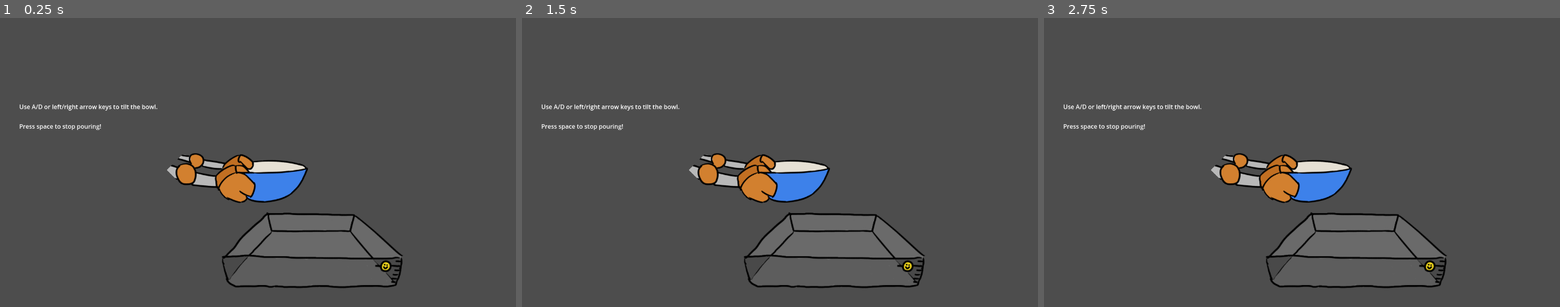
Above: before the commit, frames 1-3 (left to right).
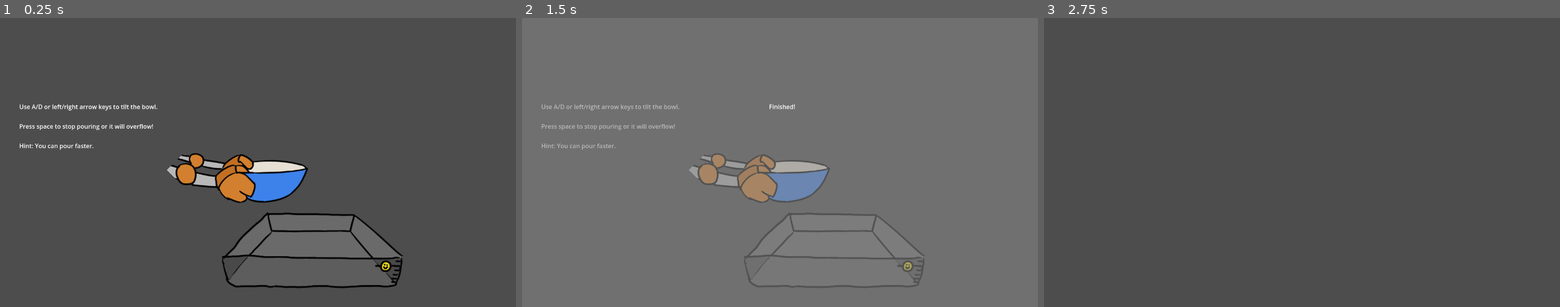
Above: after the commit, the same moments.

Repository: yanalex981/Tasty-Treads
Game: Godot game, scene res://Scenes/Microgames/PouringMicrogame.tscn
The game is run twice, just before and just after one commit, with the same random seed, the same clock (stepped at 60 frames per second) and the same inputs. This scene is started directly instead of the project's main scene.
Inputs:
- Up to frame 1 (0.25 s): no input
- Up to frame 2 (1.5 s): tap Space (interact) at 0.5, 1.35 s; hold D (right) 0.53-1.28 s; hold Space (interact) 0.53-1.28 s; hold S (down) from 1.28 s (still down)
- Up to frame 3 (2.75 s): tap Space (interact) at 2 s; release S (down) at 2.03 s; hold D (right) from 2.03 s (still down); hold Space (interact) from 2.03 s (still down)

The runs differ from the first frame. In frame 1, 0.2% of the frame differs, in the area x 3-30%, y 36-46%; in frame 2, 96%, in the area x 0-100%, y 0-100%; in frame 3, 7.7%.

Commit message:
Completed pouring minigame.
User can adjust tilt within a set range. The angle of the tilt will make the pour faster or slower. Game ends on pan overflow or when the player presses space.

Diff:
--- a/Scenes/Microgames/PouringMicrogame.tscn
+++ b/Scenes/Microgames/PouringMicrogame.tscn
@@ -1,6 +1,7 @@
-[gd_scene load_steps=7 format=3 uid="uid://pjbsr0714k4"]
+[gd_scene load_steps=9 format=3 uid="uid://pjbsr0714k4"]
 
 [ext_resource type="Texture2D" uid="uid://bj24cn23qg3vx" path="res://Assets/Microgames/panSpritesheet.png" id="1_01hm0"]
+[ext_resource type="Script" path="res://Scripts/Microgames/PouringMicrogame.gd" id="1_l237d"]
 [ext_resource type="Texture2D" uid="uid://dg30wulqywn5p" path="res://Assets/Microgames/bowlPourTemp.png" id="2_m7gjw"]
 [ext_resource type="Script" path="res://Scripts/Microgames/Pouring/RobotBowl.gd" id="2_s1gy1"]
 [ext_resource type="Texture2D" uid="uid://cda1cgjmnyqyc" path="res://Assets/Microgames/doughPourTemp.png" id="3_itmyb"]
@@ -8,13 +9,43 @@
 [sub_resource type="Animation" id="Animation_upakk"]
 resource_name = "fill_up"
 length = 7.0
+step = 1.0
+tracks/0/type = "value"
+tracks/0/imported = false
+tracks/0/enabled = true
+tracks/0/path = NodePath(".:frame")
+tracks/0/interp = 1
+tracks/0/loop_wrap = true
+tracks/0/keys = {
+"times": PackedFloat32Array(0, 1, 2, 3, 4, 5, 6),
+"transitions": PackedFloat32Array(1, 1, 1, 1, 1, 1, 1),
+"update": 1,
+"values": [1, 2, 3, 4, 5, 6, 7]
+}
+
+[sub_resource type="Animation" id="Animation_yr5nh"]
+length = 0.001
+tracks/0/type = "value"
+tracks/0/imported = false
+tracks/0/enabled = true
+tracks/0/path = NodePath(".:frame")
+tracks/0/interp = 1
+tracks/0/loop_wrap = true
+tracks/0/keys = {
+"times": PackedFloat32Array(0),
+"transitions": PackedFloat32Array(1),
+"update": 1,
+"values": [0]
+}
 
 [sub_resource type="AnimationLibrary" id="AnimationLibrary_jkvs1"]
 _data = {
+"RESET": SubResource("Animation_yr5nh"),
 "fill_up": SubResource("Animation_upakk")
 }
 
 [node name="PouringMicrogame" type="Node2D"]
+script = ExtResource("1_l237d")
 
 [node name="Pan" type="Sprite2D" parent="."]
 position = Vector2(832, 488)
@@ -23,6 +54,7 @@
 hframes = 8
 
 [node name="AnimationPlayer" type="AnimationPlayer" parent="Pan"]
+speed_scale = 1.5
 libraries = {
 "": SubResource("AnimationLibrary_jkvs1")
 }
@@ -55,7 +87,9 @@
 offset_bottom = 302.0
 text = "Use A/D or left/right arrow keys to tilt the bowl.
 
-Press space to stop pouring!"
+Press space to stop pouring or it will overflow!
+
+Hint: You can pour faster."
 
 [node name="EndUI" type="Control" parent="UI"]
 visible = false
@@ -82,3 +116,7 @@
 offset_right = 743.0
 offset_bottom = 250.0
 text = "Finished!"
+
+[connection signal="animation_finished" from="Pan/AnimationPlayer" to="." method="_on_animation_player_animation_finished"]
+[connection signal="pour_started" from="RobotBowl" to="." method="_on_robot_bowl_pour_started"]
+[connection signal="pour_stopped" from="RobotBowl" to="." method="_on_robot_bowl_pour_stopped"]
--- a/Scripts/Microgames/Pouring/RobotBowl.gd
+++ b/Scripts/Microgames/Pouring/RobotBowl.gd
@@ -1,11 +1,34 @@
 extends Node2D
 
+@onready var bowl = $Bowl
+@onready var dough = $Dough
 
-# Called when the node enters the scene tree for the first time.
+const MIN_TILT = -30
+const MAX_TILT = 45
+
+var cur_tilt = 0
+var tilt_rate = 1
+
+signal pour_started(tilt)
+signal pour_stopped
+
 func _ready():
-	pass # Replace with function body.
-
+	bowl.rotation_degrees = -45
 
 # Called every frame. 'delta' is the elapsed time since the previous frame.
-func _process(delta):
-	pass
+func _process(_delta):
+	# tilt the hand based on input
+	if Input.is_action_pressed("left") && cur_tilt > MIN_TILT:
+		bowl.rotation_degrees -= tilt_rate
+	elif Input.is_action_pressed("right") && cur_tilt < MAX_TILT:
+		bowl.rotation_degrees += tilt_rate
+
+	cur_tilt = bowl.rotation_degrees
+
+	# show/hide the dough depending on the tilt angle
+	if cur_tilt > MIN_TILT:
+		dough.show()
+		emit_signal("pour_started", cur_tilt)
+	else:
+		dough.hide()
+		emit_signal("pour_stopped")
--- /dev/null
+++ b/Scripts/Microgames/PouringMicrogame.gd
@@ -0,0 +1,74 @@
+extends Node2D
+
+@onready var pan = $Pan
+@onready var pan_player = $Pan/AnimationPlayer
+@onready var bowl = $RobotBowl
+@onready var end_display = $UI/EndUI
+
+const BEST_FILL_FRAME = 4
+const BIG_OVERFLOW_FRAME = 7
+
+var anim_started = false
+var anim_speeds = [0.5, 1.5, 3]
+var tilt_intervals = [-30, -15, 0, 45]
+var score = 0
+
+signal game_ended(results)
+
+func _process(_delta):
+	if Input.is_action_just_pressed("interact") || pan_player == null:
+		end_display.show()
+		get_tree().paused = true
+
+		# evaluate score
+		var fill_state = pan.frame
+
+		if fill_state >= BEST_FILL_FRAME:
+			score = BEST_FILL_FRAME
+		else:
+			score = fill_state
+
+		# apply penalty if too much dough is poured
+		var penalty = 0
+		if fill_state == BIG_OVERFLOW_FRAME:
+			penalty = (fill_state - BEST_FILL_FRAME)*0.75 #bigger penalty here
+			score -= penalty
+		elif fill_state > BEST_FILL_FRAME :
+			penalty = (fill_state - BEST_FILL_FRAME)*0.25
+			score -= penalty
+
+		score = (score/BEST_FILL_FRAME) * 100
+		print(score)
+		emit_signal("game_ended", score)
+
+		# close game
+		await get_tree().create_timer(1.0).timeout
+		queue_free()
+
+func _on_robot_bowl_pour_started(tilt):
+	if (pan_player == null):
+		return
+
+	# adjust speed (or amount filled) depending on the angle
+	if !anim_started:
+		#begin filling
+		anim_started = true
+		pan_player.play("fill_up")
+	elif tilt > tilt_intervals[0] && tilt < tilt_intervals[1]:
+		pan_player.play() # continue fill
+		pan_player.speed_scale = anim_speeds[0] # change speed
+	elif tilt > tilt_intervals[1] && tilt < tilt_intervals[2]:
+		pan_player.play()
+		pan_player.speed_scale = anim_speeds[1]
+	elif tilt > tilt_intervals[2] && tilt < tilt_intervals[3]:
+		pan_player.play()
+		pan_player.speed_scale = anim_speeds[2]
+
+func _on_robot_bowl_pour_stopped():
+	# stop the fill
+	pan_player.pause()
+
+
+func _on_animation_player_animation_finished(anim_name):
+	if anim_name == 'fill_up':
+		pan_player.queue_free()
